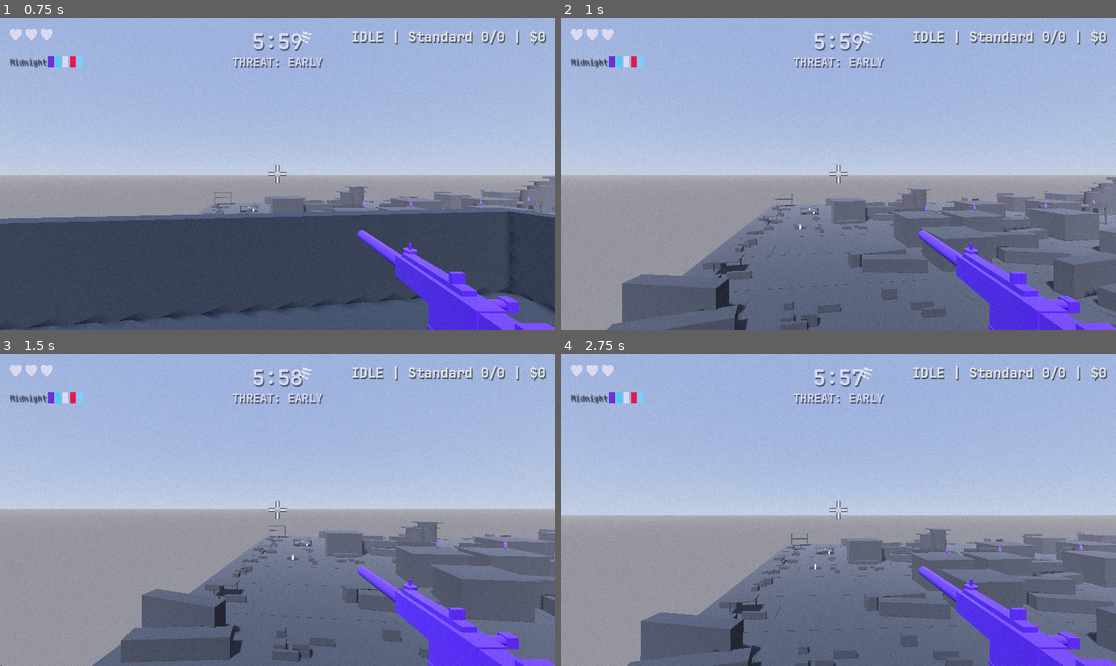
Above: before the commit, frames 1-4 (two rows, left to right).
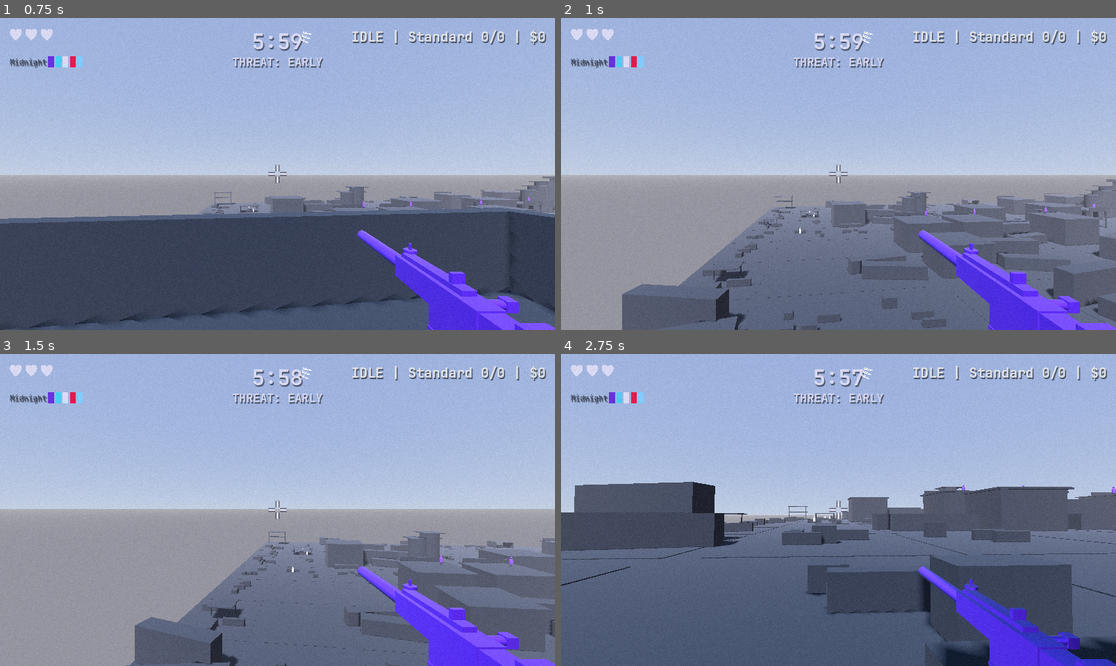
Above: after the commit, the same moments.

Repository: artemiiShabanov/UntitledSniperGame
Game: Godot game, scene res://scenes/levels/industrial_yard_grid.tscn
Same seed, same stepped clock (60 frames per second), same inputs: the game is played once before the commit and once after it. This scene is started directly instead of the project's main scene.
Inputs (mouse positions are in pixels of both pictures, inside the frame that each line leads up to):
- Up to frame 1 (0.75 s): tap Enter (ui_accept) at 0.5 s; move the mouse to (305, 174) at 0.52 s; hold W (move_forward) from 0.53 s (still down); hold E (interact) from 0.53 s (still down)
- Up to frame 2 (1 s): keep holding W (move_forward); keep holding E (interact); tap Space (jump) at 0.77 s; click (866, 174) at 0.8 s
- Up to frame 3 (1.5 s): keep holding W (move_forward); tap Space (jump) at 1.07 s; move the mouse to (249, 510) at 1.27 s; release E (interact) at 1.28 s; click (249, 510) at 1.35 s
- Up to frame 4 (2.75 s): keep holding W (move_forward); tap Space (jump) at 1.52, 1.82, 2.3 s; tap Enter (ui_accept) at 1.55 s; move the mouse to (849, 503) at 2.02 s; hold Enter (ui_accept) from 2.03 s (still down)

Frame 1 is identical in both runs. In frame 2, 7.0% of the frame differs, in the area x 8-100%, y 51-100%; in frame 3, 9.0%; in frame 4, 38%, in the area x 0-100%, y 40-100%.

Commit message:
Add loading screen for scene transitions and double jump height
Loading screen is an autoloaded CanvasLayer with fade in/out. RunManager
uses it for both deploy (hub→level) and go_to_hub (level→hub) transitions.
Jump velocity increased from 6 to 12 for more vertical mobility.

Co-Authored-By: Claude Opus 4.6 <noreply@anthropic.com>

Diff:
--- a/project.godot
+++ b/project.godot
@@ -31,6 +31,7 @@
 PauseMenu="*res://scenes/ui/pause_menu.tscn"
 PaletteManager="*res://scripts/systems/palette_manager.gd"
 PaletteTheme="*res://scripts/ui/palette_theme.gd"
+LoadingScreen="*res://scenes/ui/loading_screen.tscn"
 FilmGrainOverlay="*res://scenes/ui/film_grain_overlay.tscn"
 VFXFactory="*res://scripts/systems/vfx_factory.gd"
 AudioManager="*res://scripts/systems/audio_manager.gd"
--- /dev/null
+++ b/scenes/ui/loading_screen.tscn
@@ -0,0 +1,33 @@
+[gd_scene load_steps=2 format=3]
+
+[ext_resource type="Script" path="res://scripts/ui/loading_screen.gd" id="1_script"]
+
+[node name="LoadingScreen" type="CanvasLayer"]
+layer = 100
+script = ExtResource("1_script")
+
+[node name="Panel" type="ColorRect" parent="."]
+visible = false
+anchors_preset = 15
+anchor_right = 1.0
+anchor_bottom = 1.0
+grow_horizontal = 2
+grow_vertical = 2
+color = Color(0.05, 0.05, 0.08, 1)
+
+[node name="Label" type="Label" parent="Panel"]
+layout_mode = 1
+anchors_preset = 8
+anchor_left = 0.5
+anchor_top = 0.5
+anchor_right = 0.5
+anchor_bottom = 0.5
+offset_left = -100.0
+offset_top = -20.0
+offset_right = 100.0
+offset_bottom = 20.0
+grow_horizontal = 2
+grow_vertical = 2
+text = "DEPLOYING..."
+horizontal_alignment = 1
+vertical_alignment = 1
--- a/scripts/player/player.gd
+++ b/scripts/player/player.gd
@@ -3,7 +3,7 @@
 ## Movement tuning
 @export var move_speed: float = 5.0
 @export var sprint_speed: float = 8.0
-@export var jump_velocity: float = 6.0
+@export var jump_velocity: float = 12.0
 @export var crouch_speed: float = 2.5
 
 ## Gravity
--- a/scripts/systems/run_manager.gd
+++ b/scripts/systems/run_manager.gd
@@ -99,7 +99,9 @@
 func go_to_hub() -> void:
 	_set_game_state(GameState.HUB)
 	is_dead = false
-	get_tree().change_scene_to_file.call_deferred(HUB_SCENE)
+	LoadingScreen.transition(func() -> void:
+		get_tree().change_scene_to_file(HUB_SCENE)
+	)
 
 
 ## ── Deploy ───────────────────────────────────────────────────────────────────
@@ -125,12 +127,10 @@
 	contract_completed = false
 	run_stats.reset()
 
-	# Load the level
-	get_tree().change_scene_to_file(level_path)
-
-	# After scene loads, _on_level_ready() should be called by the level scene
-	# or we transition to IN_RUN after a frame
-	await get_tree().tree_changed
+	# Load the level behind a loading screen
+	await LoadingScreen.transition(func() -> void:
+		get_tree().change_scene_to_file(level_path)
+	)
 	begin_run()
 
 
--- /dev/null
+++ b/scripts/ui/loading_screen.gd
@@ -0,0 +1,42 @@
+extends CanvasLayer
+## Full-screen loading overlay. Shown during scene transitions.
+## Autoloaded — persists across scene changes.
+
+@onready var panel: ColorRect = $Panel
+@onready var label: Label = $Panel/Label
+
+var _tween: Tween
+
+
+func _ready() -> void:
+	layer = 100  # Above everything
+	panel.visible = false
+	panel.modulate.a = 0.0
+
+
+## Show the loading screen with a fade-in, call the callback, then fade out.
+func transition(callable: Callable) -> void:
+	show_loading()
+	await get_tree().create_timer(0.3).timeout  # Let fade-in finish
+	callable.call()
+	await get_tree().tree_changed
+	# Give the new scene a frame to initialize
+	await get_tree().process_frame
+	await get_tree().process_frame
+	hide_loading()
+
+
+func show_loading() -> void:
+	panel.visible = true
+	if _tween:
+		_tween.kill()
+	_tween = create_tween()
+	_tween.tween_property(panel, "modulate:a", 1.0, 0.25)
+
+
+func hide_loading() -> void:
+	if _tween:
+		_tween.kill()
+	_tween = create_tween()
+	_tween.tween_property(panel, "modulate:a", 0.0, 0.4)
+	_tween.tween_callback(func() -> void: panel.visible = false)
--- a/scripts/world/grid/grid_level_builder.gd
+++ b/scripts/world/grid/grid_level_builder.gd
@@ -686,7 +686,7 @@
 	# Recursively find SpawnPoint and ActivityPoint markers
 	var stack: Array[Node] = [instance]
 	while not stack.is_empty():
-		var node := stack.pop_back()
+		var node: Node = stack.pop_back()
 		# Check by class name since we don't want to import the class here
 		if node.is_in_group("spawn_point") or node.get_class() == "Marker3D":
 			if node.has_meta("spawn_type"):
--- a/scripts/world/industrial_yard_grid_level.gd
+++ b/scripts/world/industrial_yard_grid_level.gd
@@ -298,7 +298,7 @@
 	var found: Array[Node3D] = []
 	var stack: Array[Node] = [self]
 	while not stack.is_empty():
-		var node := stack.pop_back()
+		var node: Node = stack.pop_back()
 		if node is Node3D and node.name.begins_with(prefix):
 			found.append(node as Node3D)
 		for child in node.get_children():
Not shown, added: scripts/ui/loading_screen.gd.uid
